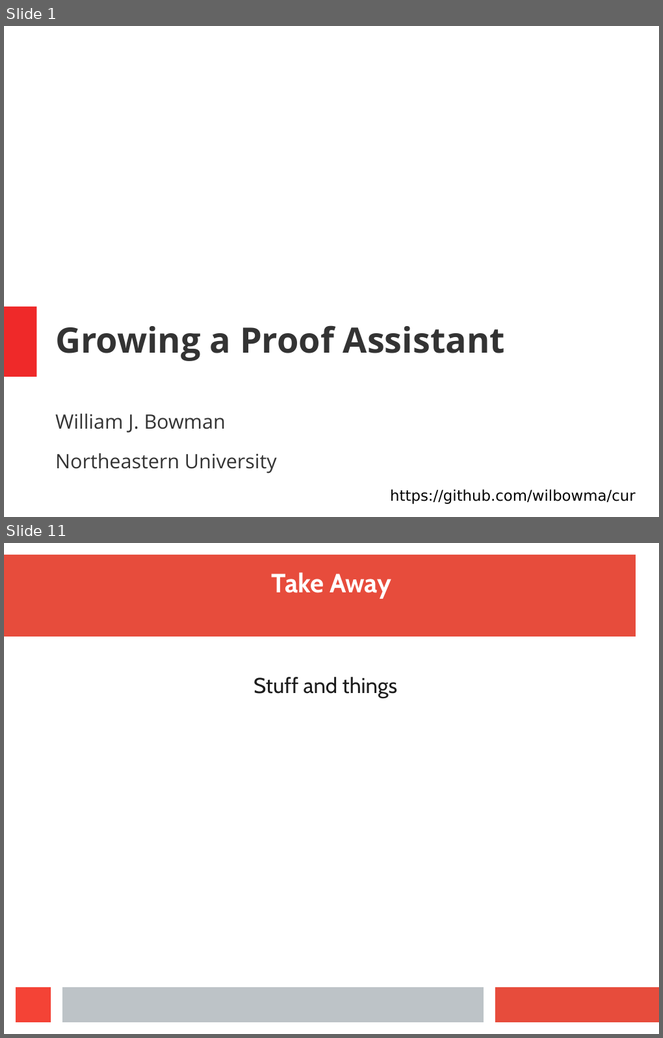
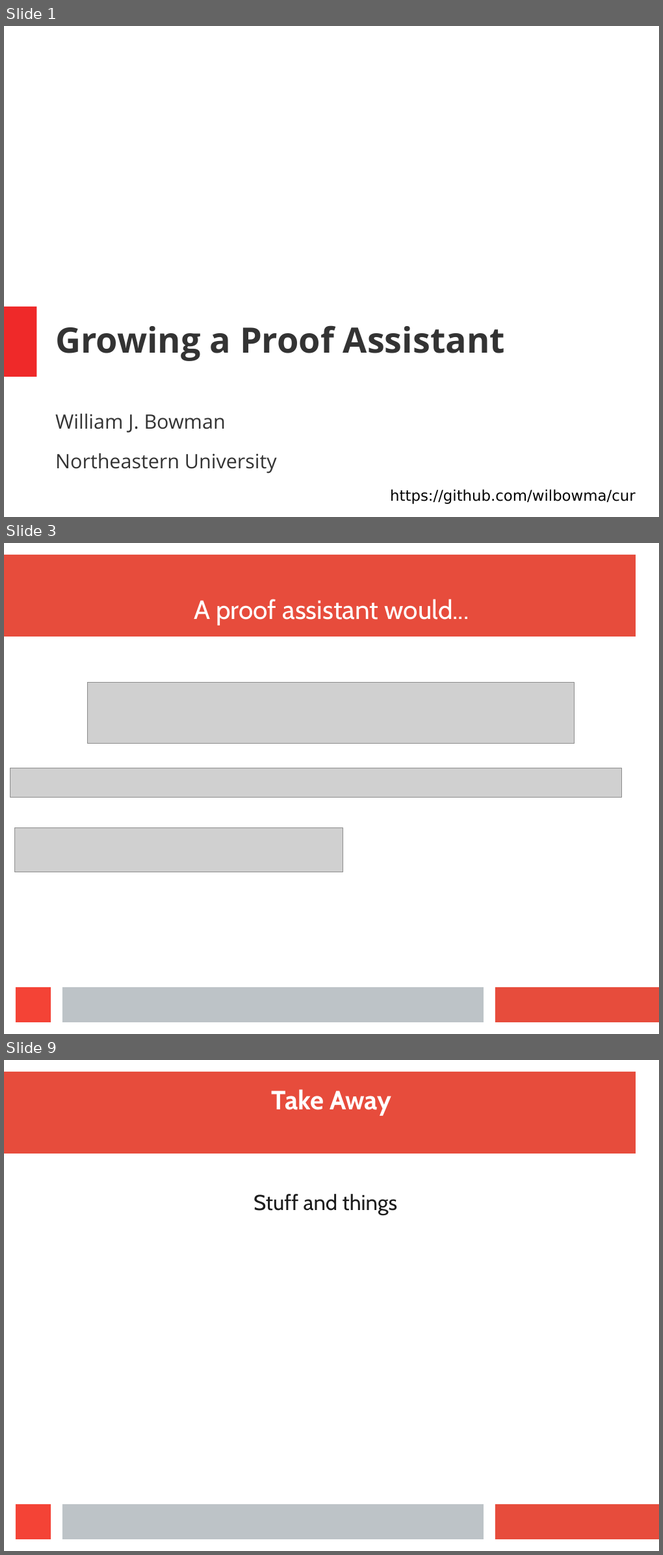
Before and after one commit to wilbowma/cur, a slide deck: hope-2016/slides.odp. Shown one above the other, each under a label of ours: slides 1 and 11 before the commit, slides 1, 3 and 9 after it; the slides between them are not shown. The pictures are 663x1038 and 663x1555 pixels, drawn with LibreOffice and Linux fonts; fonts in the diff are those of the drawing; grey boxes stand for pictures. Boxes give left, top, right and bottom in pixels: in the first picture for what was removed or moved away, otherwise in the second. Text is boxed around its words. In the diff, an @@ line names an element or a change of style, - is before the commit and + after.

```diff
--- a/hope-2016/slides.odp
+++ b/hope-2016/slides.odp
@@ slide 3 added at (4,543,659,1034), background #FFFFFF; not listed: 4 template elements that a slide beside it also shows @@
@@ title added at (194,599,469,626), 32 pt, text #FFFFFF @@
+A proof assistant would...
@@ picture added at (87,682,575,743) @@
@@ picture added at (10,769,622,797) @@
@@ picture added at (14,828,343,873) @@
@@ what was slide 11 is now slide 9 @@
```
Also in this commit, not shown: 6 other slides added, 9 slides removed, 2 other files.
